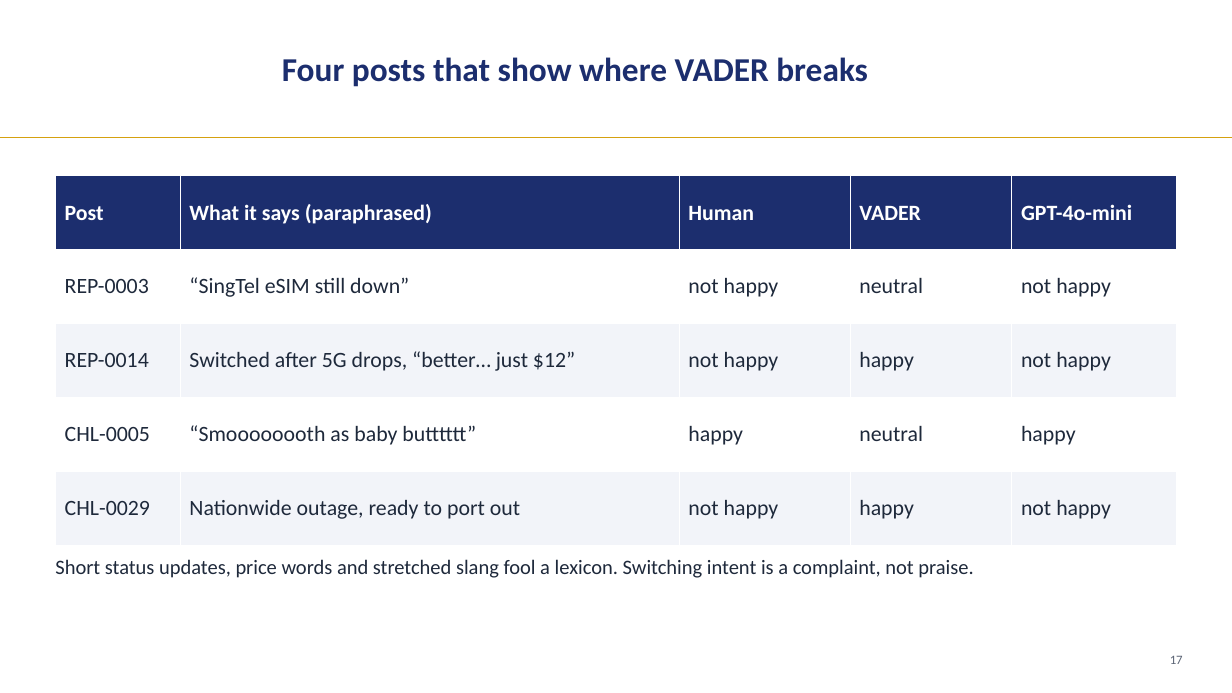
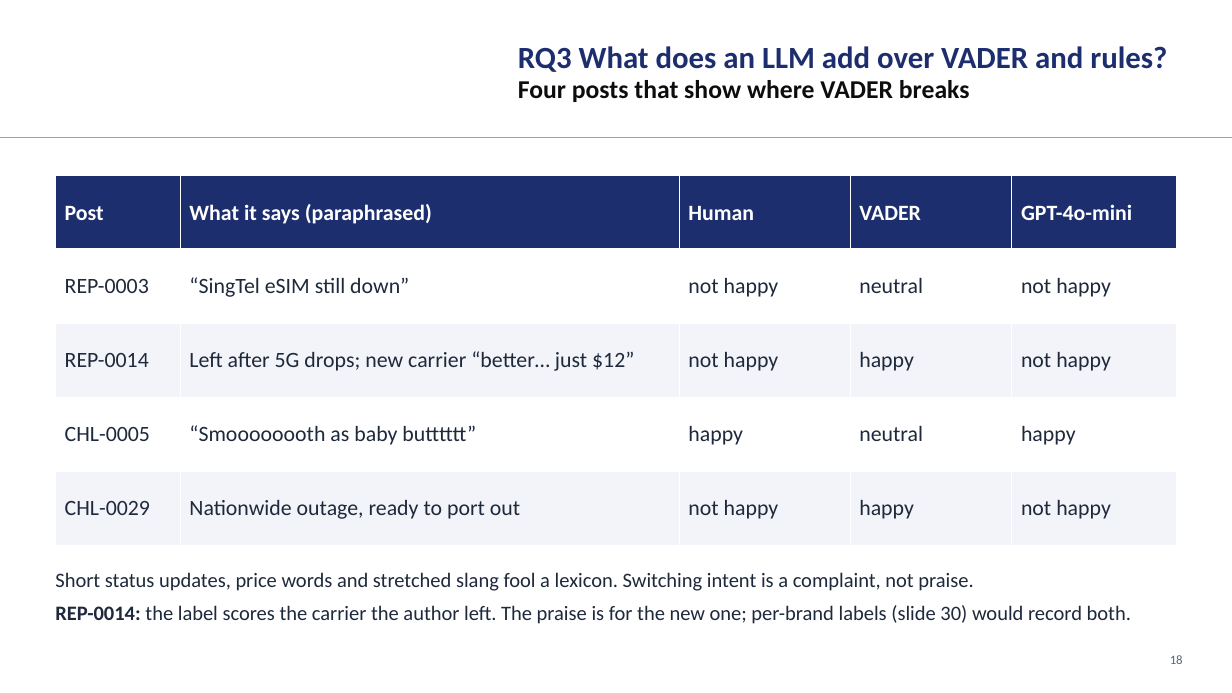
Before and after one commit to LizLicense/Public-Sentiment-Analysis-LLM-powered-Issue-Extraction, a slide deck: slide 18 of presentation/capstone_walkthrough.pptx (slide 17 before the commit). Drawn at 1232x693 pixels with LibreOffice and Linux fonts; fonts in the diff are those of the drawing; background and template pictures are left out. Boxes give left, top, right and bottom in pixels: in the first picture for what was removed or moved away, otherwise in the second. Text is boxed around its words. In the diff, an @@ line names an element or a change of style, - is before the commit and + after.

```diff
--- a/presentation/capstone_walkthrough.pptx
+++ b/presentation/capstone_walkthrough.pptx
@@ text at [518, 46, 1167, 72]: paragraph added @@
+RQ3 What does an LLM add over VADER and rules?
@@ text "RQ3 What does an LLM ...": place and size @@
-text "RQ3 What does an LLM ..." at [282, 57, 868, 87]
+text "RQ3 What does an LLM ..." at [518, 46, 1167, 102]
@@ text at [518, 80, 970, 102]: size 26 to 20 pt, text colour #1C2E6E to #0D0D0D in "Four posts that show where VADER breaks"; line spacing 1 to 0.95; less space between paragraphs @@
@@ table at [55, 176, 1177, 545] @@
-row 3, column 2: Switched after 5G drops, “better… just $12”
+row 3, column 2: Left after 5G drops; new carrier “better… just $12”
@@ text "Short status updates, price words ...": place and size @@
-text "Short status updates, price words ..." at [55, 559, 973, 578]
+text "Short status updates, price words ..." at [55, 572, 1131, 624]
@@ text at [55, 605, 1131, 624]: paragraph added @@
+REP-0014: the label scores the carrier the author left. The praise is for the new one; per-brand labels (slide 30) would record both.
@@ text at [1170, 655, 1183, 664]: text changed @@
-17
+18
```
Also in this commit, not shown: 32 other slides changed, 3 slides added, 17 other files.
